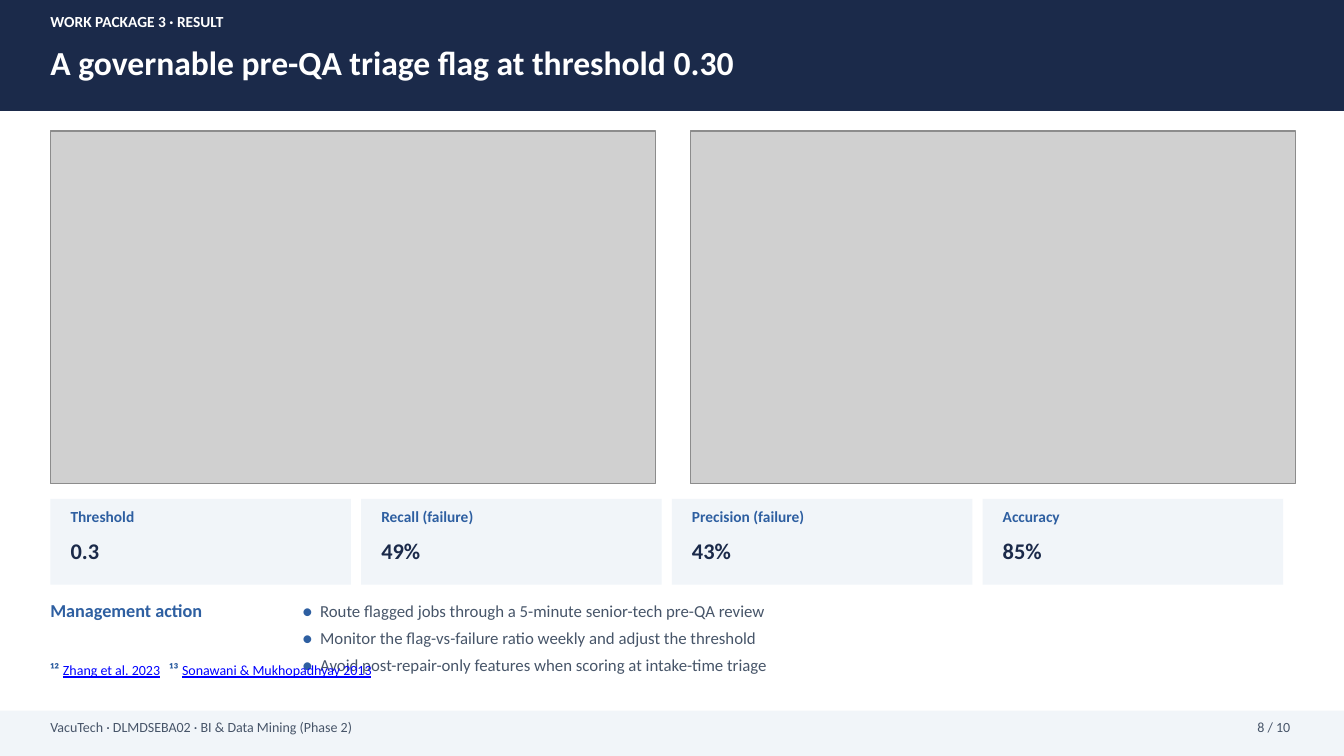
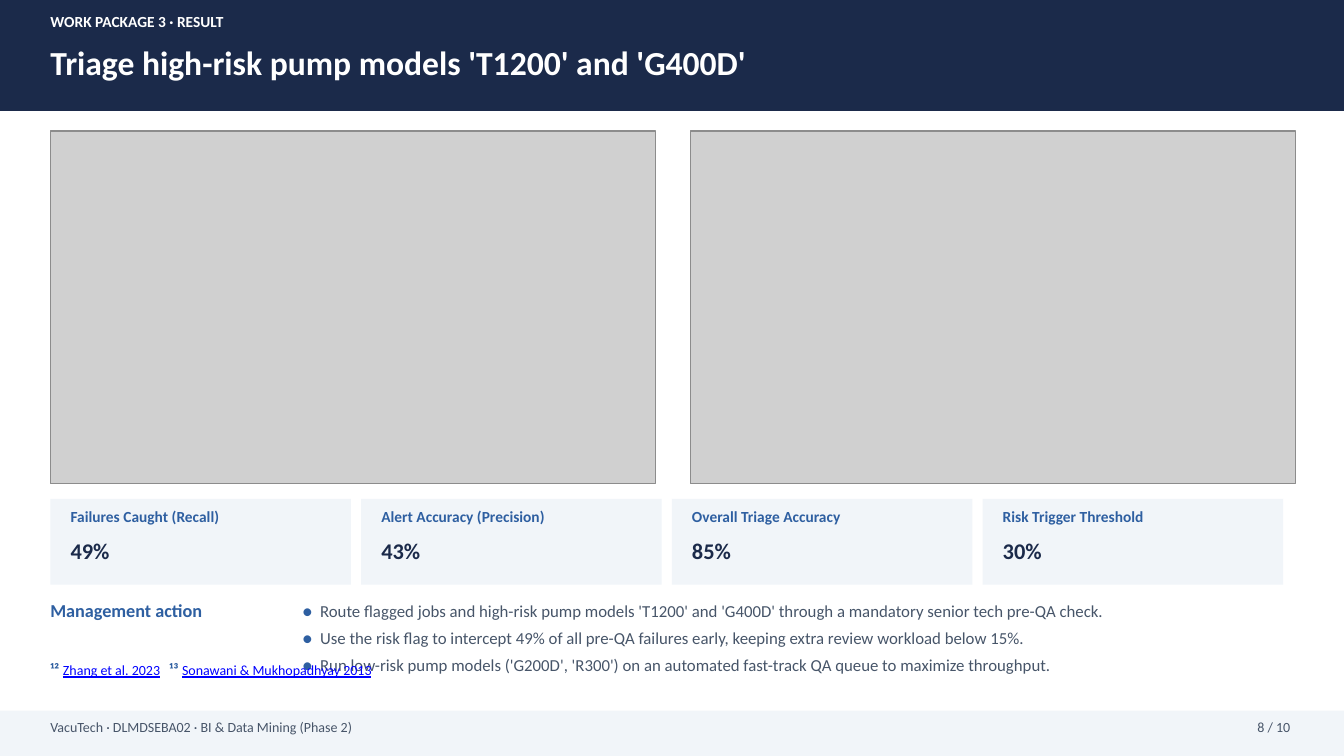
Before and after one commit to jaysplen/bi1_project_v3, a slide deck: slide 8 of PRESENTATION.pptx. Drawn at 1344x756 pixels with LibreOffice and Linux fonts; fonts in the diff are those of the drawing; grey boxes stand for pictures. Boxes give left, top, right and bottom in pixels: in the first picture for what was removed or moved away, otherwise in the second. Text is boxed around its words. In the diff, an @@ line names an element or a change of style, - is before the commit and + after.

```diff
--- a/PRESENTATION.pptx
+++ b/PRESENTATION.pptx
@@ text at box(50, 51, 745, 81): text changed @@
-A governable pre-QA triage flag at threshold 0.30
+Triage high-risk pump models 'T1200' and 'G400D'
@@ text at box(71, 511, 219, 525): text changed @@
-Threshold
+Failures Caught (Recall)
@@ text at box(381, 511, 545, 525): text changed @@
-Recall (failure)
+Alert Accuracy (Precision)
@@ text at box(692, 511, 840, 525): text changed @@
-Precision (failure)
+Overall Triage Accuracy
@@ text at box(1003, 511, 1144, 525): text changed @@
-Accuracy
+Risk Trigger Threshold
@@ text at box(71, 543, 110, 559): text changed @@
-0.3
+49%
@@ text at box(381, 543, 420, 559): text changed @@
-49%
+43%
@@ text at box(692, 543, 731, 559): text changed @@
-43%
+85%
@@ text at box(1003, 543, 1042, 559): text changed @@
-85%
+30%
@@ text at box(320, 605, 1103, 675): text changed @@
-● Route flagged jobs through a 5-minute senior-tech pre-QA review
-● Monitor the flag-vs-failure ratio weekly and adjust the threshold
-● Avoid post-repair-only features when scoring at intake-time triage
+● Route flagged jobs and high-risk pump models 'T1200' and 'G400D' through a mandatory senior tech pre-QA check.
+● Use the risk flag to intercept 49% of all pre-QA failures early, keeping extra review workload below 15%.
+● Run low-risk pump models ('G200D', 'R300') on an automated fast-track QA queue to maximize throughput.
```
Also in this commit, not shown: 5 other slides changed, 2 other files.
